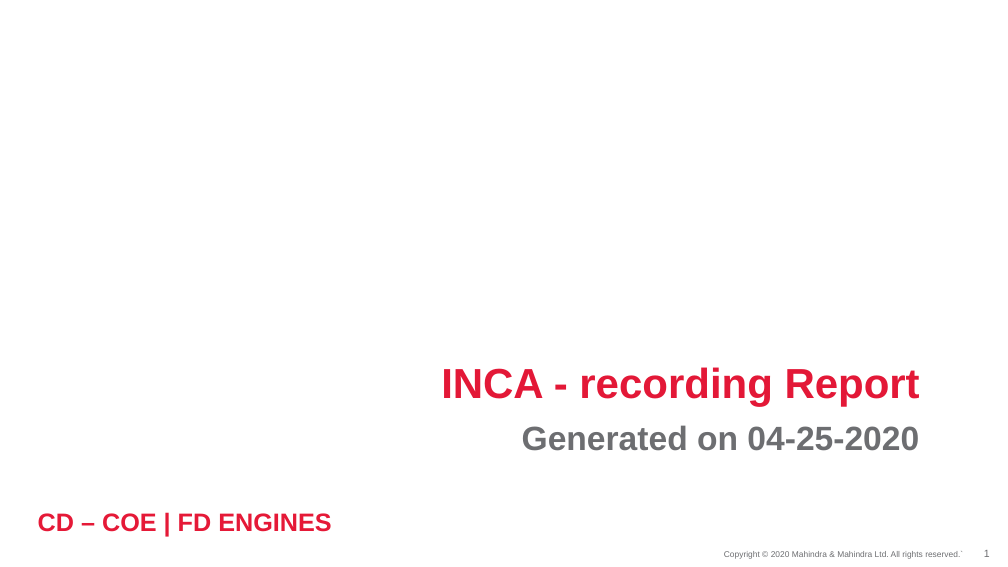
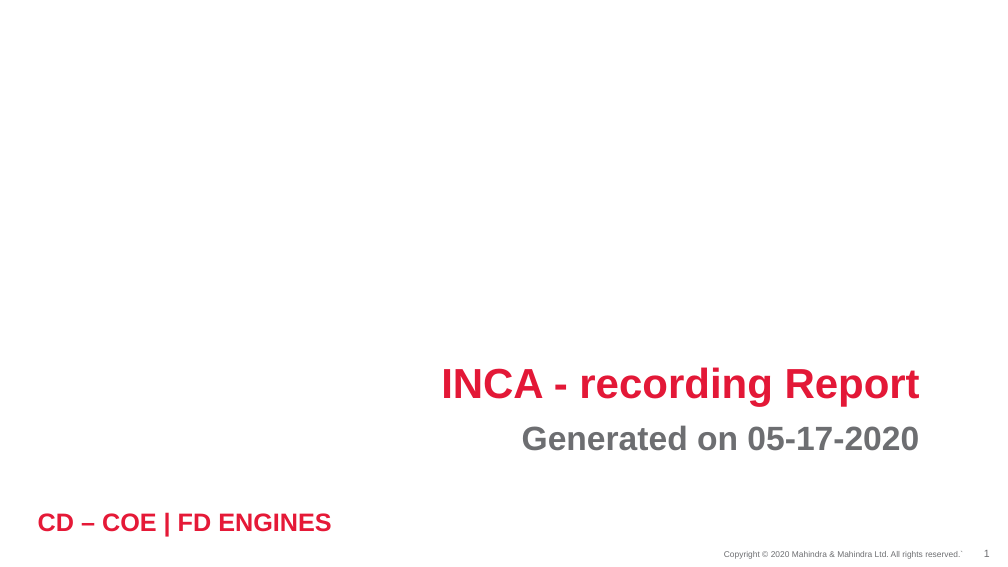
Before and after one commit to shankyholmes/auto-report-generator, a slide deck: slide 1 of Report.pptx. Drawn at 1008x567 pixels with LibreOffice and Linux fonts; fonts in the diff are those of the drawing; background and template pictures are left out. Boxes give left, top, right and bottom in pixels: in the first picture for what was removed or moved away, otherwise in the second. Text is boxed around its words. In the diff, an @@ line names an element or a change of style, - is before the commit and + after.

```diff
--- a/Report.pptx
+++ b/Report.pptx
@@ subtitle at bbox=[522, 425, 919, 451]: text changed @@
-Generated on 04-25-2020
+Generated on 05-17-2020
```
Also in this commit, not shown: 11 other files.
